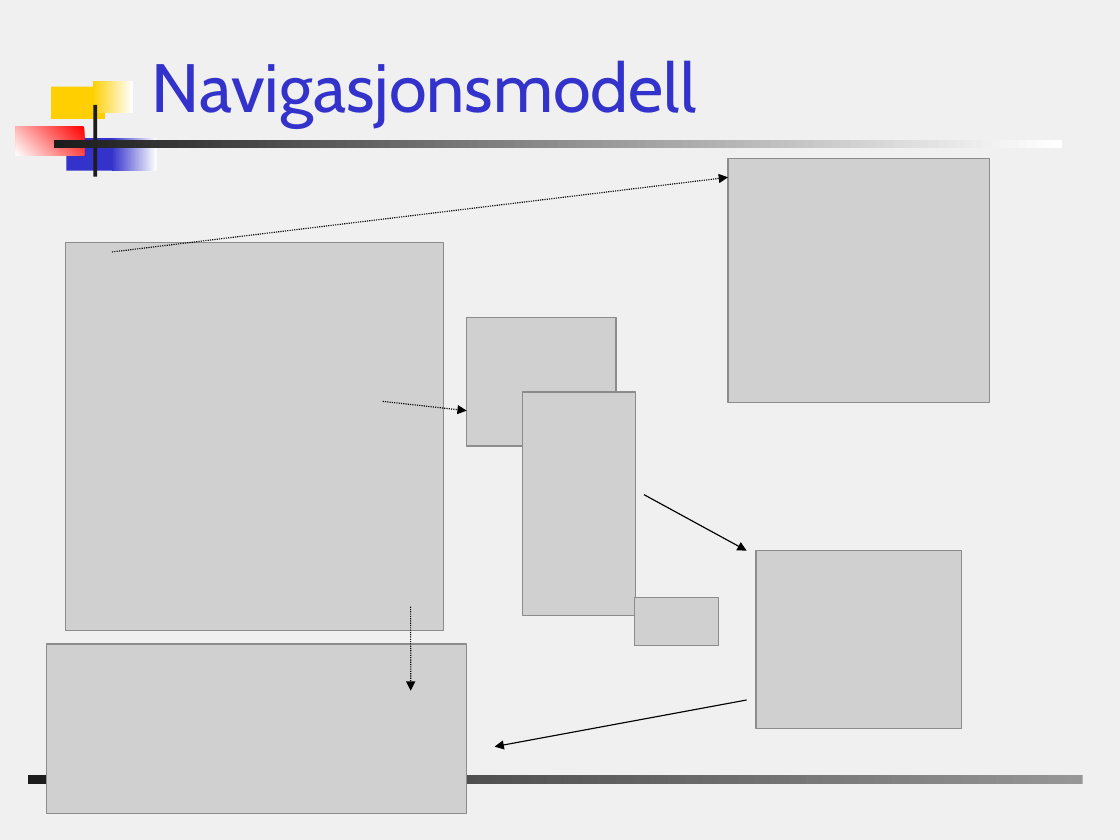
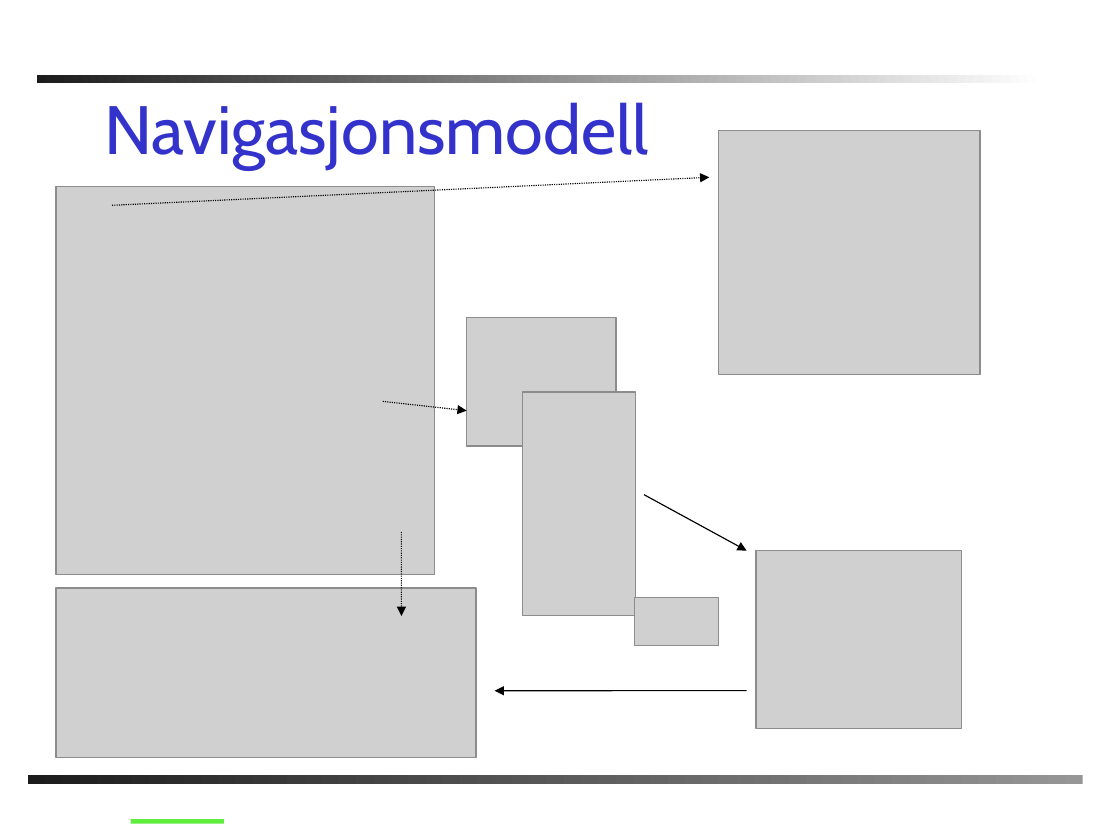
Before and after one commit to chucker/AnkhSVN, a slide deck: slide 9 of doc/powerpoint/Subversion_addin_for_VS.NET.ppt (slide 11 before the commit). Drawn at 1120x840 pixels with LibreOffice and Linux fonts; fonts in the diff are those of the drawing; grey boxes stand for pictures; background and template pictures are left out. Boxes give left, top, right and bottom in pixels: in the first picture for what was removed or moved away, otherwise in the second. Text is boxed around its words. In the diff, an @@ line names an element or a change of style, - is before the commit and + after.

```diff
--- a/doc/powerpoint/Subversion_addin_for_VS.NET.ppt
+++ b/doc/powerpoint/Subversion_addin_for_VS.NET.ppt
@@ background #F0F0F0 to #FFFFFF @@
@@ rectangle: place and size @@
-rectangle at [54,140,1062,149]
+rectangle at [37,75,1045,84]
@@ rectangle removed at [52,86,105,119] @@
@@ title "Navigasjonsmodell": place and size @@
-title "Navigasjonsmodell" at [152,60,696,127]
+title "Navigasjonsmodell" at [104,102,648,170]
@@ rectangle removed at [93,81,133,113] @@
@@ rectangle removed at [93,105,96,177] @@
@@ rectangle removed at [16,127,84,156] @@
@@ rectangle removed at [66,138,118,170] @@
@@ rectangle removed at [112,138,157,170] @@
@@ picture: place and size @@
-picture at [728,159,989,403]
+picture at [719,131,980,375]
@@ arrow moved from (112, 252) - (728, 177) to (112, 205) - (709, 177) @@
@@ picture: place and size @@
-picture at [65,243,444,631]
+picture at [56,187,435,575]
@@ arrow moved from (411, 607) - (411, 691) to (401, 532) - (401, 616) @@
@@ picture: place and size @@
-picture at [47,644,467,813]
+picture at [56,588,476,757]
@@ arrow moved from (747, 700) - (495, 747) to (747, 691) - (495, 691) @@
@@ line added from (131, 821) to (224, 821), #60EE3E 3 pt @@
```
Also in this commit, not shown: 22 other slides changed, 1 slide added, 1 slide removed.
